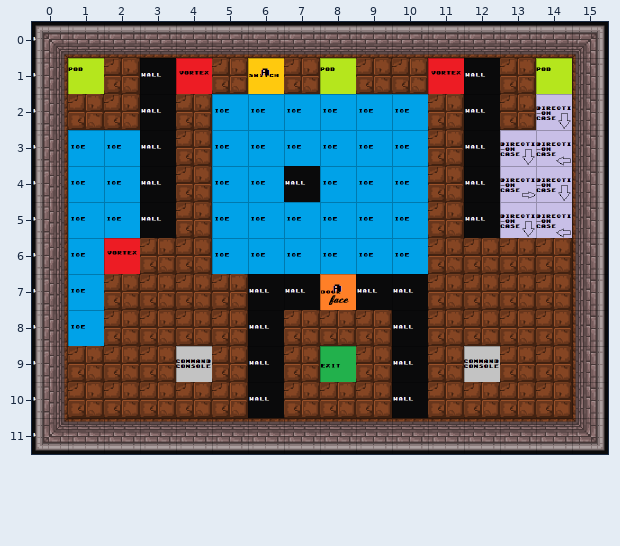
Tiled map (JSON), stored at Assets/Levels/level1.json. The picture above is the old version.
Cells are 64x64 px. Shown: x 0..15, y 0..11.
Once edited:
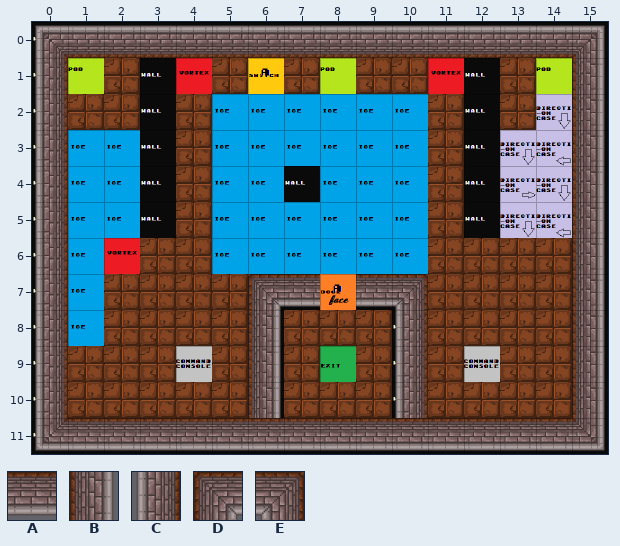
Key: from "graphs": A 2, B 3, C 4, D 9, E 10.
_ is an empty cell.
The exact change:
{"where": "layer \"Render\""}
{"y":7,"x":6,"old":"__","new":"DA"}
{"y":7,"x":9,"old":"__","new":"AE"}
{"y":8,"x":6,"old":"_","new":"B"}
{"y":8,"x":10,"old":"_","new":"C"}
{"y":9,"x":6,"old":"_","new":"B"}
{"y":9,"x":10,"old":"_","new":"C"}
{"y":10,"x":6,"old":"_","new":"B"}
{"y":10,"x":10,"old":"_","new":"C"}
{"label":"added","picture_box":[248,274,320,418]}
{"label":"added","picture_box":[356,274,428,418]}
